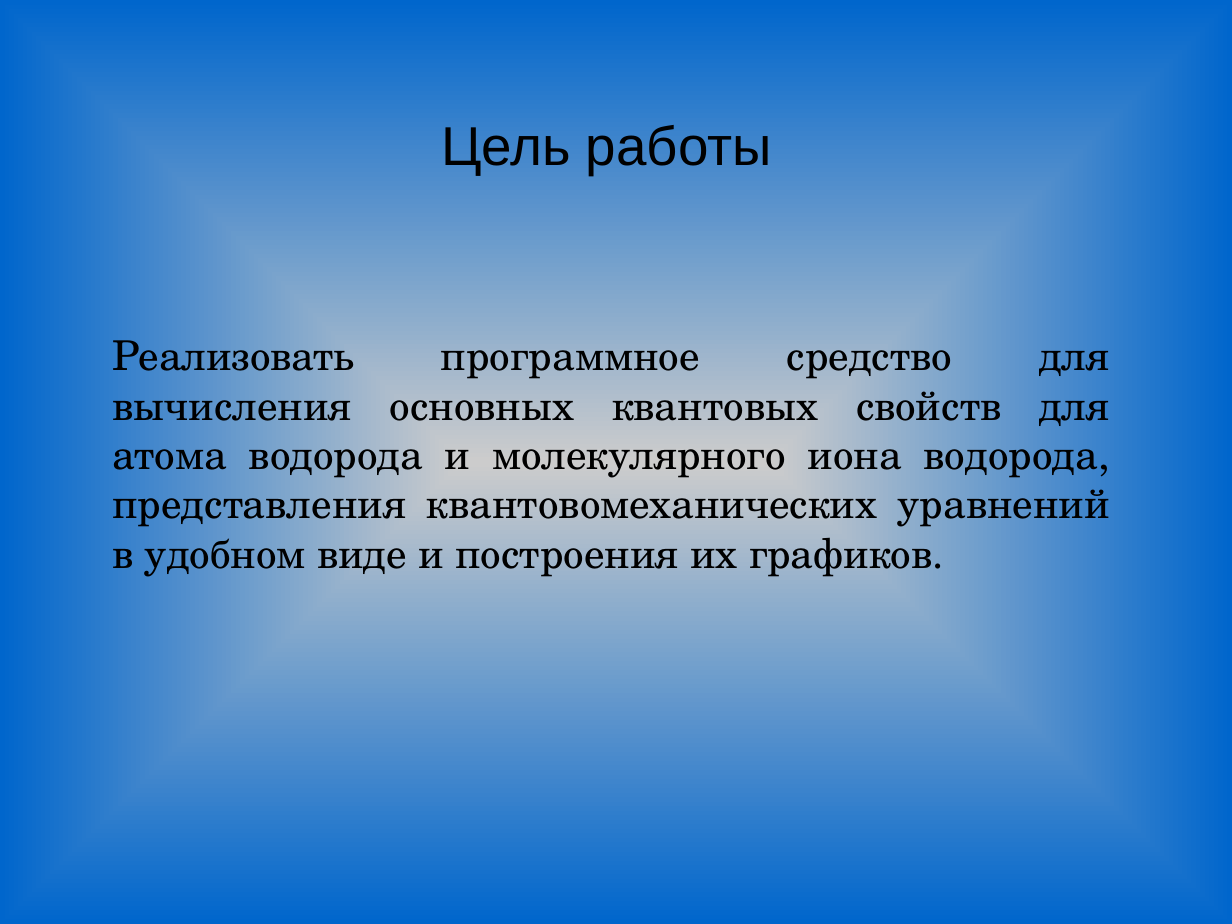
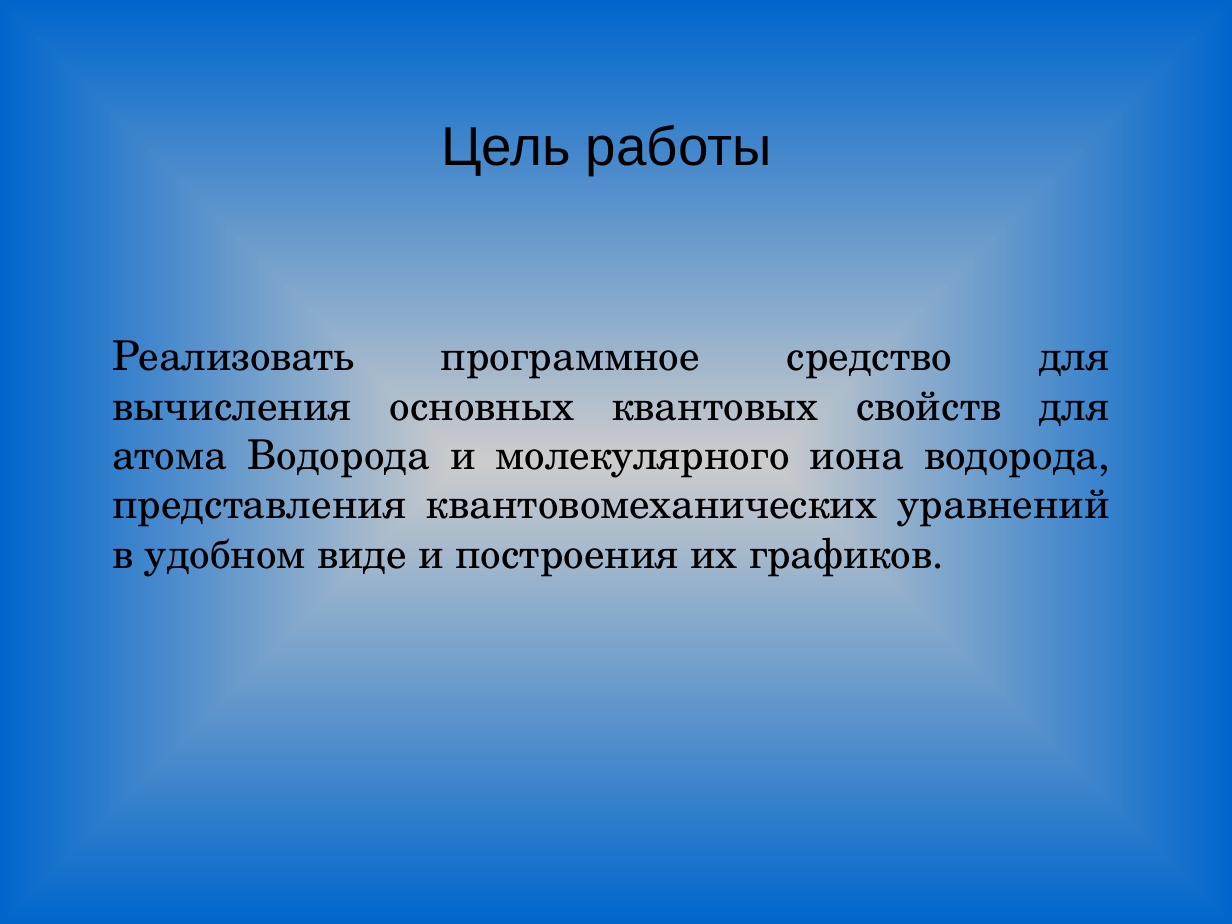
Before and after one commit to Genas2/diplom, a slide deck: slide 2 of TeX/pres.ppt. Drawn at 1232x924 pixels with LibreOffice and Linux fonts; fonts in the diff are those of the drawing. Boxes give left, top, right and bottom in pixels: in the first picture for what was removed or moved away, otherwise in the second. Text is boxed around its words. In the diff, an @@ line names an element or a change of style, - is before the commit and + after.

```diff
--- a/TeX/pres.ppt
+++ b/TeX/pres.ppt
@@ text at (x1=112, y1=330, x2=1110, y2=579): text changed @@
-Реализовать программное средство для вычисления основных квантовых свойств для атома водорода и молекулярного иона водорода, представления квантовомеханических уравнений в удобном виде и построения их графиков.
+Реализовать программное средство для вычисления основных квантовых свойств для атома Водорода и молекулярного иона водорода, представления квантовомеханических уравнений в удобном виде и построения их графиков.
```
Also in this commit, not shown: 7 slides added, 7 slides removed, 24 other files.
